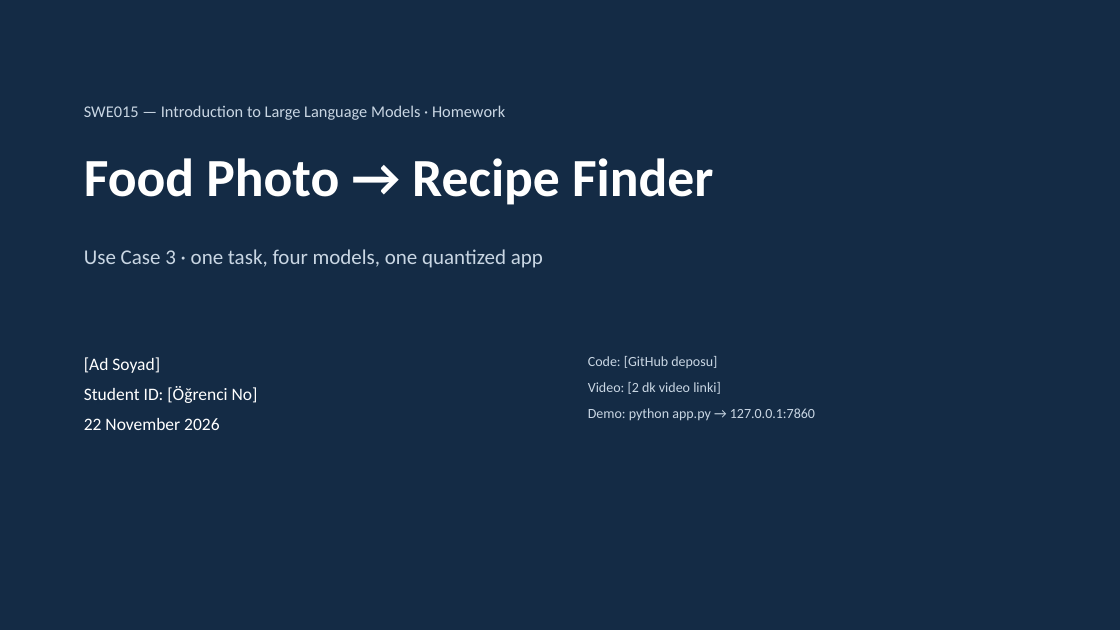
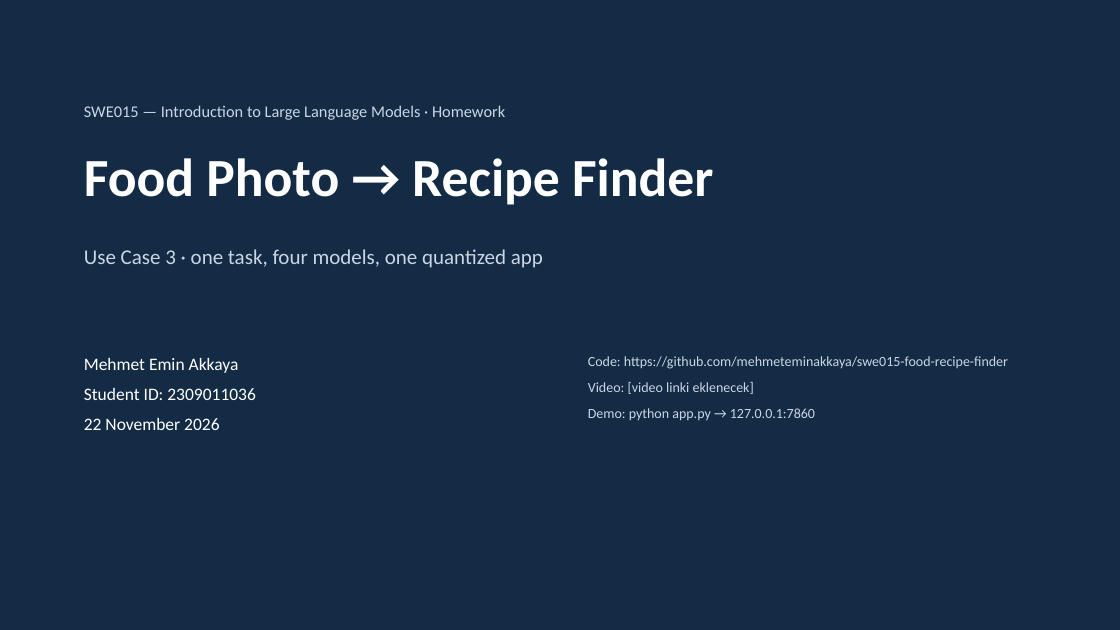
Before and after one commit to mehmeteminakkaya/swe015-food-recipe-finder, a slide deck: slide 1 of docs/slides.pptx. Drawn at 1120x630 pixels with LibreOffice and Linux fonts; fonts in the diff are those of the drawing. Boxes give left, top, right and bottom in pixels: in the first picture for what was removed or moved away, otherwise in the second. Text is boxed around its words. In the diff, an @@ line names an element or a change of style, - is before the commit and + after.

```diff
--- a/docs/slides.pptx
+++ b/docs/slides.pptx
@@ text at box(84, 358, 256, 400): text changed @@
-[Ad Soyad]
-Student ID: [Öğrenci No]
+Mehmet Emin Akkaya
+Student ID: 2309011036
@@ text at box(588, 356, 1008, 394): text changed @@
-Code: [GitHub deposu]
-Video: [2 dk video linki]
+Code: https://github.com/mehmeteminakkaya/swe015-food-recipe-finder
+Video: [video linki eklenecek]
```
Also in this commit, not shown: 7 other files.
